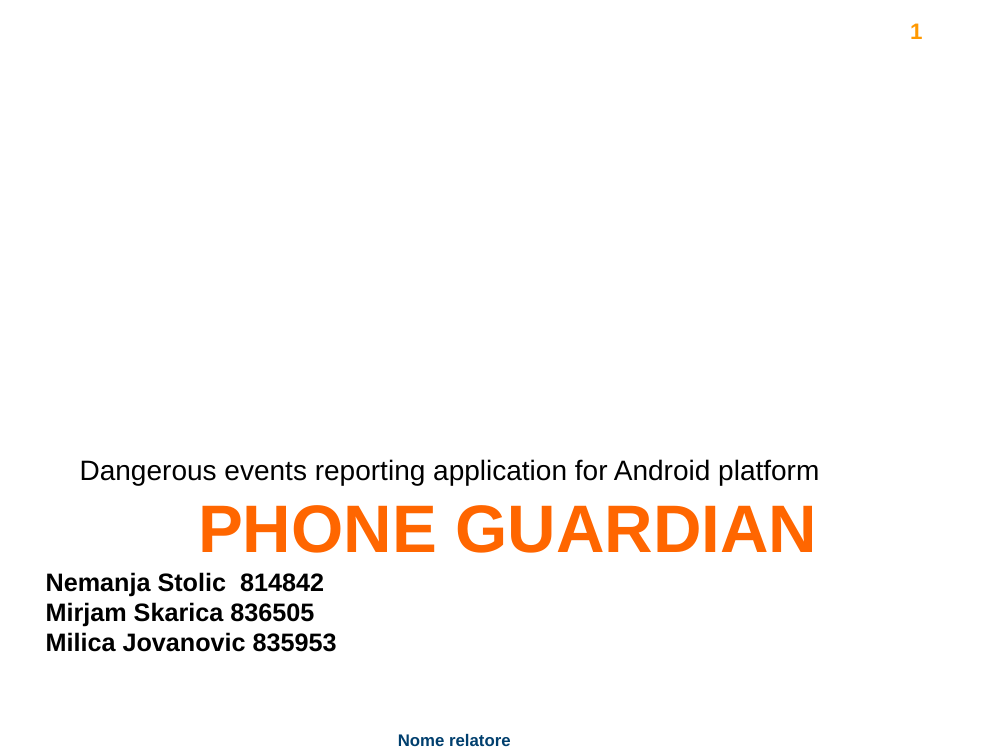
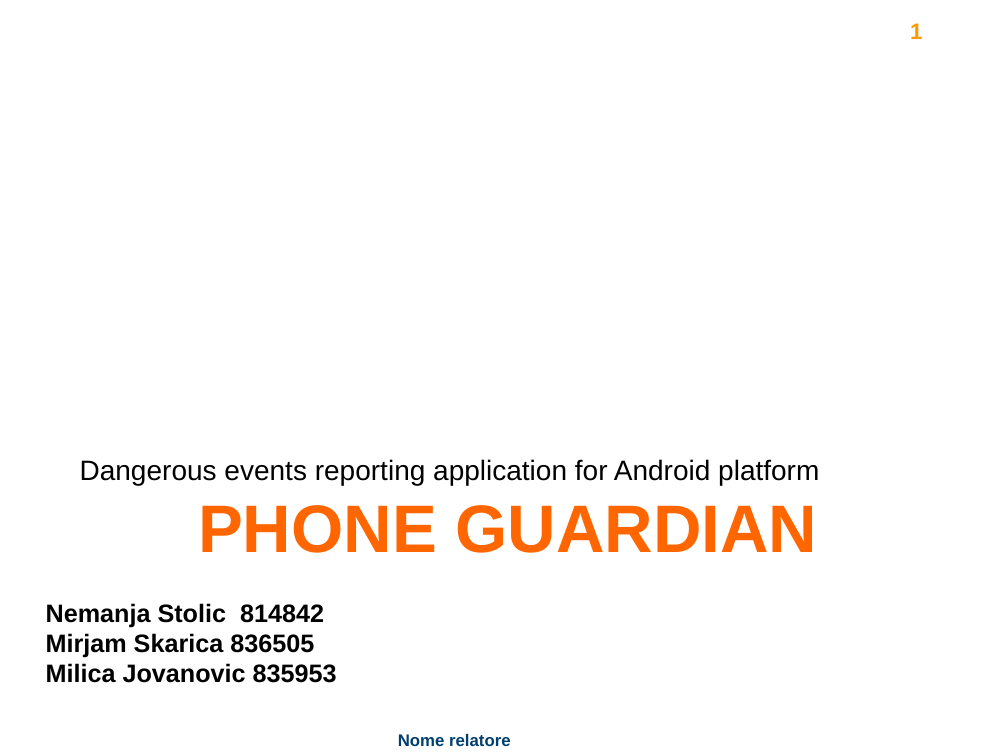
Before and after one commit to PhoneGuardian/Documentation, a slide deck: slide 1 of Presentation.ppt. Drawn at 1008x756 pixels with LibreOffice and Linux fonts; fonts in the diff are those of the drawing; background and template pictures are left out. Boxes give left, top, right and bottom in pixels: in the first picture for what was removed or moved away, otherwise in the second. Text is boxed around its words. In the diff, an @@ line names an element or a change of style, - is before the commit and + after.

```diff
--- a/Presentation.ppt
+++ b/Presentation.ppt
@@ text "Nemanja Stolic 814842": place and size @@
-text "Nemanja Stolic 814842" at (46,572,337,652)
+text "Nemanja Stolic 814842" at (46,603,337,683)
```
Also in this commit, not shown: 8 other slides changed, 2 slides added, 1 slide removed, 3 other files.
